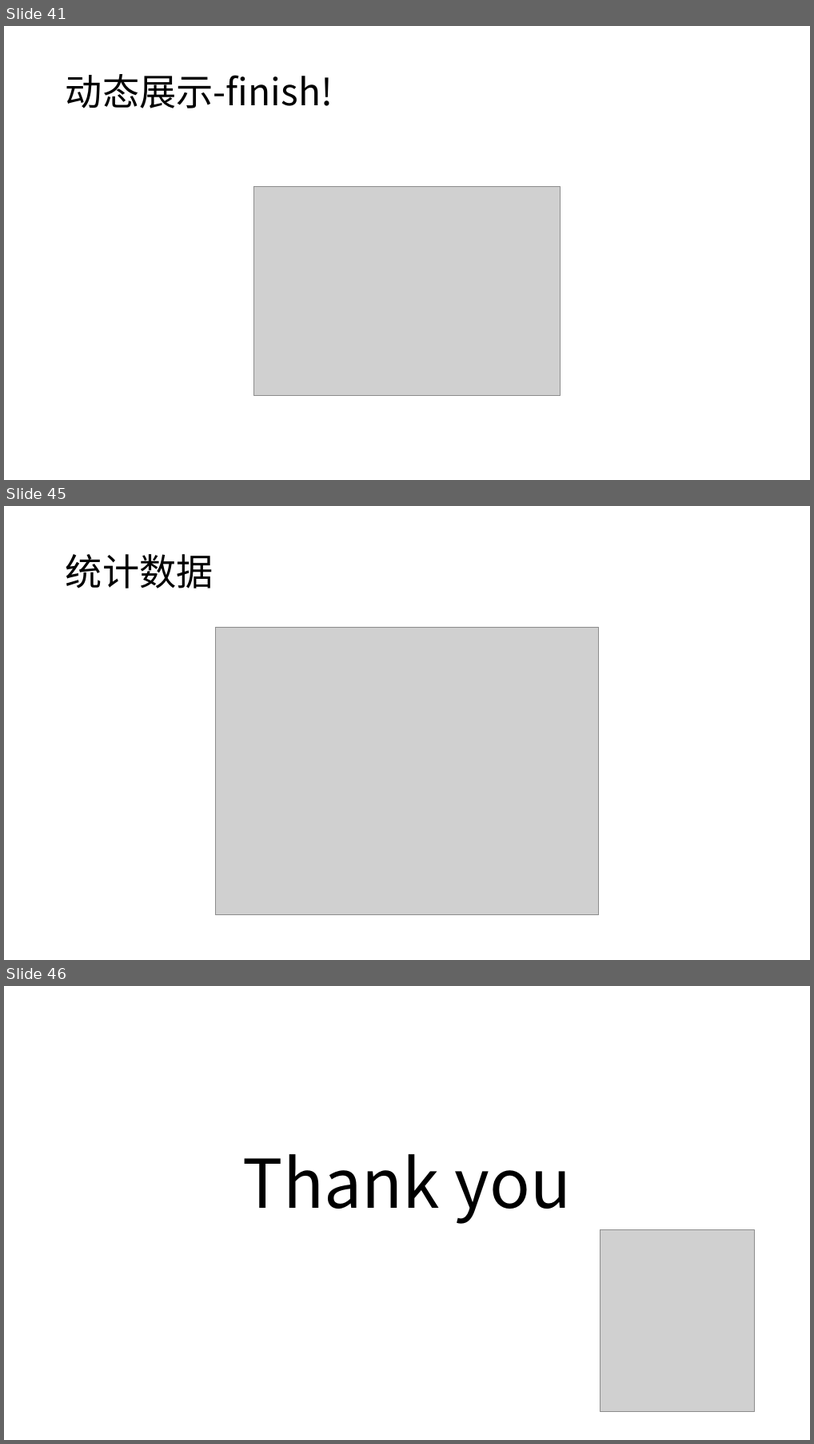
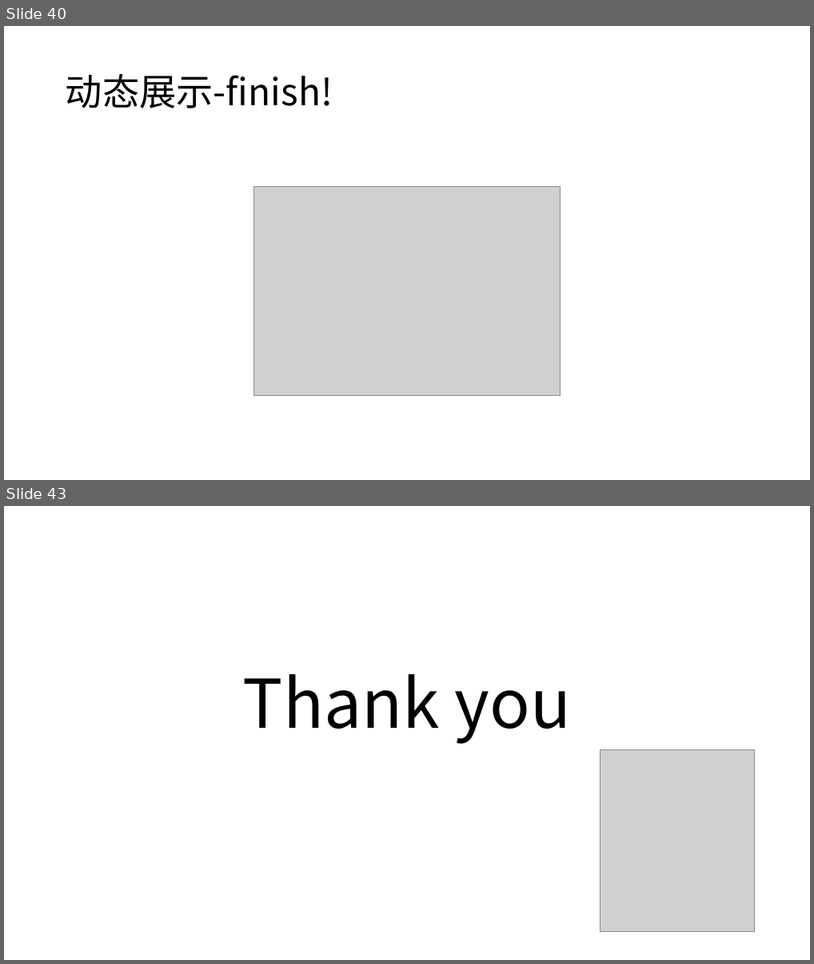
Before and after one commit to MrDuGitHub/OS, a slide deck: presentation/Linux0.11(四).pptx. Shown one above the other, each under a label of ours: slides 41, 45 and 46 before the commit, slides 40 and 43 after it; the slides between them are not shown. The pictures are 814x1444 and 814x964 pixels, drawn with LibreOffice and Linux fonts; fonts in the diff are those of the drawing; grey boxes stand for pictures. Boxes give left, top, right and bottom in pixels: in the first picture for what was removed or moved away, otherwise in the second. Text is boxed around its words. In the diff, an @@ line names an element or a change of style, - is before the commit and + after.

```diff
--- a/presentation/Linux0.11(四).pptx
+++ b/presentation/Linux0.11(四).pptx
@@ slide 45 removed at (x1=4, y1=506, x2=810, y2=960), background #FFFFFF @@
@@ title removed at (x1=66, y1=554, x2=214, y2=588) @@
-统计数据
@@ picture removed at (x1=215, y1=627, x2=598, y2=915) @@
@@ what was slide 41 is now slide 40 @@
@@ what was slide 46 is now slide 43 @@
```
Also in this commit, not shown: 2 slides changed, 2 other slides removed, 2 other files.
